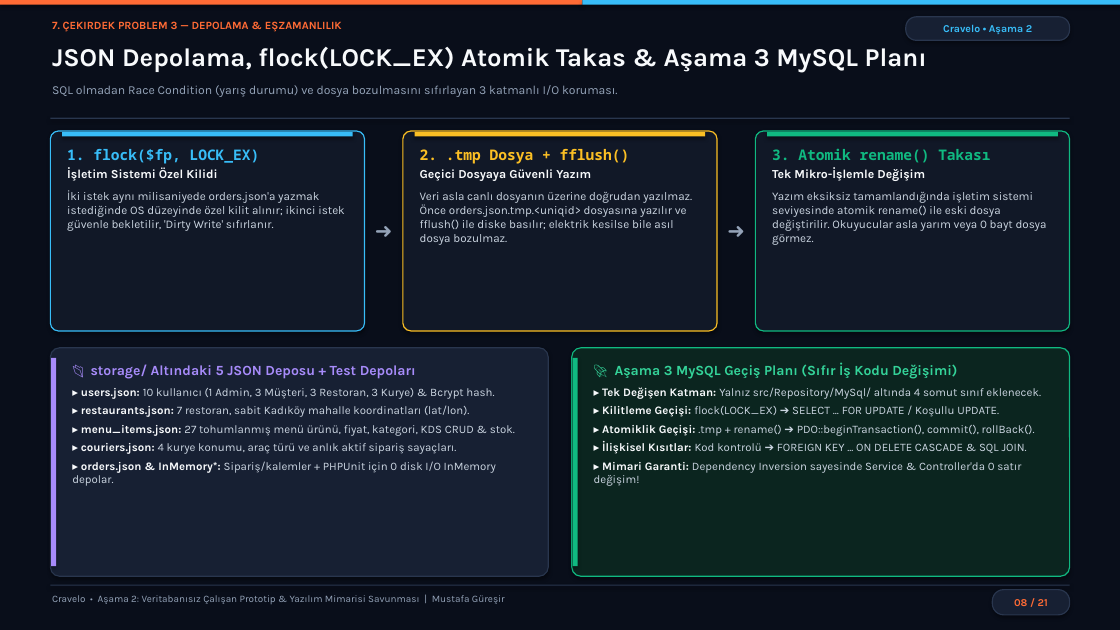
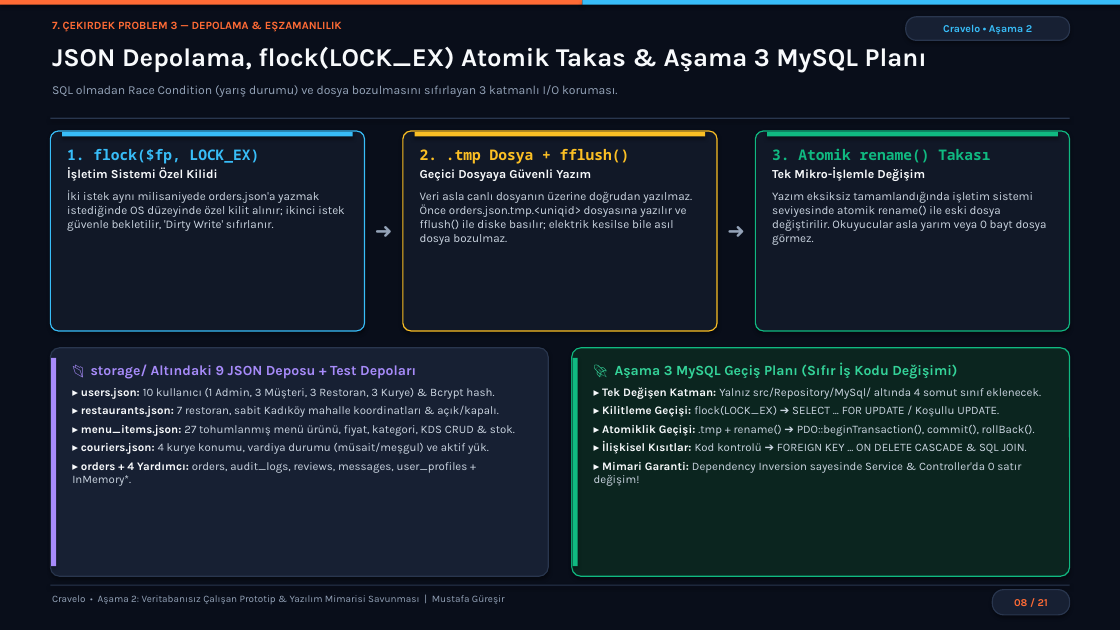
Before and after one commit to mustafaguresir/Cravelo, a slide deck: slide 8 of Cravelo_Asama2_Sunum.pptx. Drawn at 1120x630 pixels with LibreOffice and Linux fonts; fonts in the diff are those of the drawing. Boxes give left, top, right and bottom in pixels: in the first picture for what was removed or moved away, otherwise in the second. Text is boxed around its words. In the diff, an @@ line names an element or a change of style, - is before the commit and + after.

```diff
--- a/Cravelo_Asama2_Sunum.pptx
+++ b/Cravelo_Asama2_Sunum.pptx
@@ text at [91,364,416,379]: text changed @@
-📂 storage/ Altındaki 5 JSON Deposu + Test Depoları
+📂 storage/ Altındaki 9 JSON Deposu + Test Depoları
@@ text at [81,405,499,417]: text changed @@
-▸ restaurants.json: 7 restoran, sabit Kadıköy mahalle koordinatları (lat/lon).
+▸ restaurants.json: 7 restoran, sabit Kadıköy mahalle koordinatları & açık/kapalı.
@@ text at [72,442,489,486]: text changed @@
-▸ couriers.json: 4 kurye konumu, araç türü ve anlık aktif sipariş sayaçları.
-▸ orders.json & InMemory*: Sipariş/kalemler + PHPUnit için 0 disk I/O InMemory depolar.
+▸ couriers.json: 4 kurye konumu, vardiya durumu (müsait/meşgul) ve aktif yük.
+▸ orders + 4 Yardımcı: orders, audit_logs, reviews, messages, user_profiles + InMemory*.
```
Also in this commit, not shown: 6 other slides changed, 9 other files.
